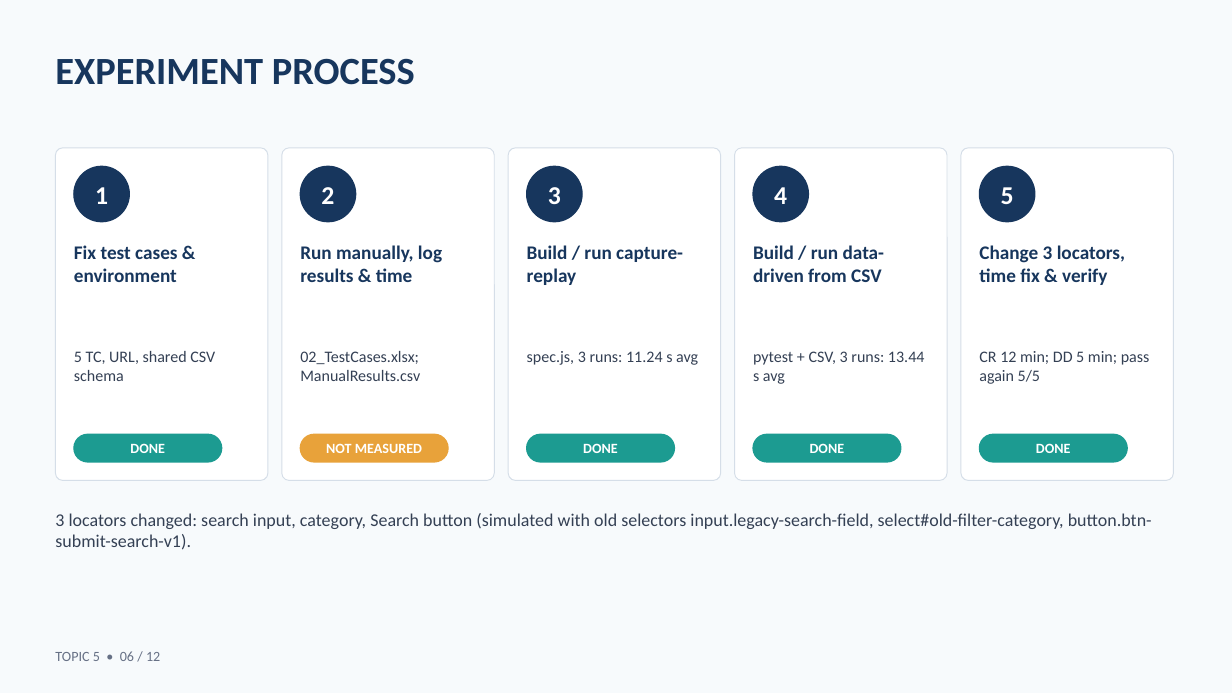
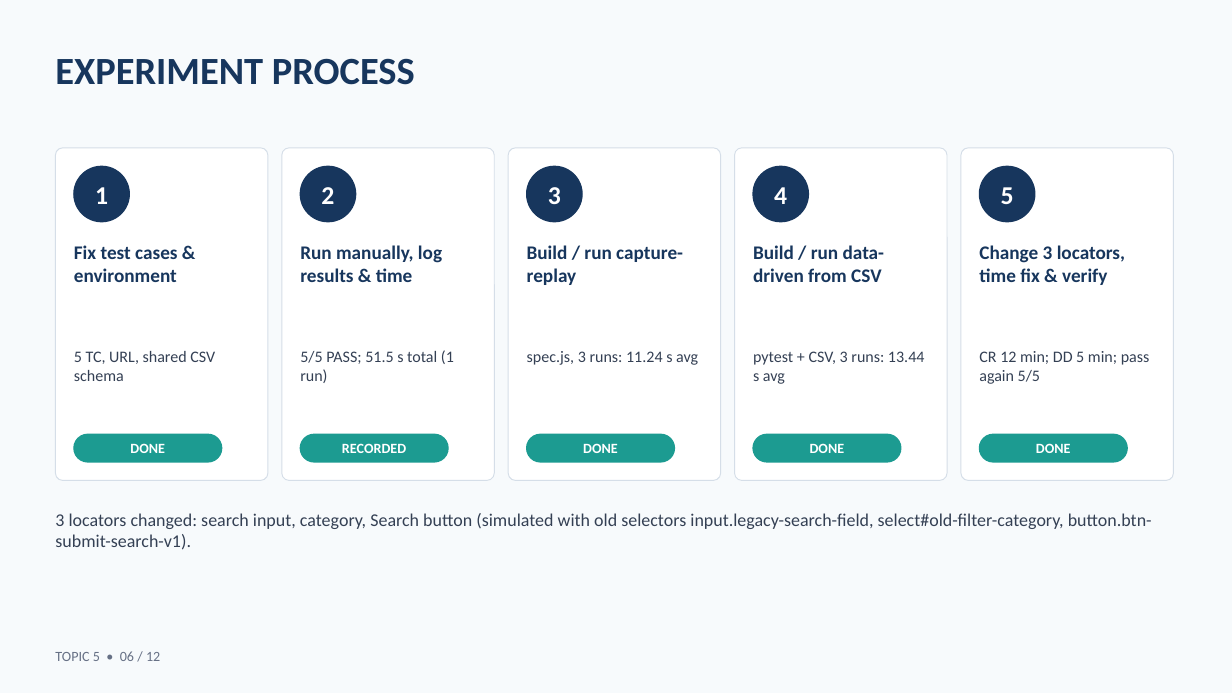
Before and after one commit to pthaok6/RBL_SWT, a slide deck: slide 6 of 05_ReportSlides/Group_Topic5_Slides.pptx. Drawn at 1232x693 pixels with LibreOffice and Linux fonts; fonts in the diff are those of the drawing. Boxes give left, top, right and bottom in pixels: in the first picture for what was removed or moved away, otherwise in the second. Text is boxed around its words. In the diff, an @@ line names an element or a change of style, - is before the commit and + after.

```diff
--- a/05_ReportSlides/Group_Topic5_Slides.pptx
+++ b/05_ReportSlides/Group_Topic5_Slides.pptx
@@ text at <box>300,350,454,383</box>: text changed @@
-02_TestCases.xlsx; ManualResults.csv
+5/5 PASS; 51.5 s total (1 run)
@@ rounded rectangle at <box>300,434,448,462</box>: fill #E8A23A to #1C9B91; outline #E8A23A 1 pt to #1C9B91 1 pt @@
@@ text at <box>342,443,406,453</box>: text changed @@
-NOT MEASURED
+RECORDED
```
Also in this commit, not shown: 9 other slides changed, 7 other files.
